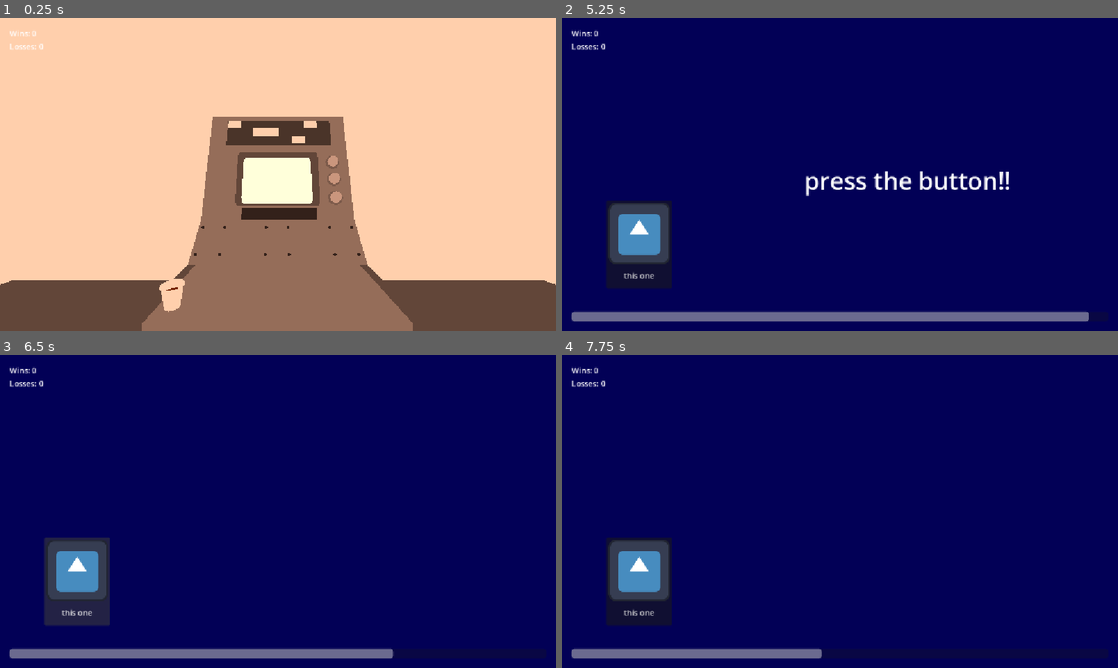
Above: before the commit, frames 1-4 (two rows, left to right).
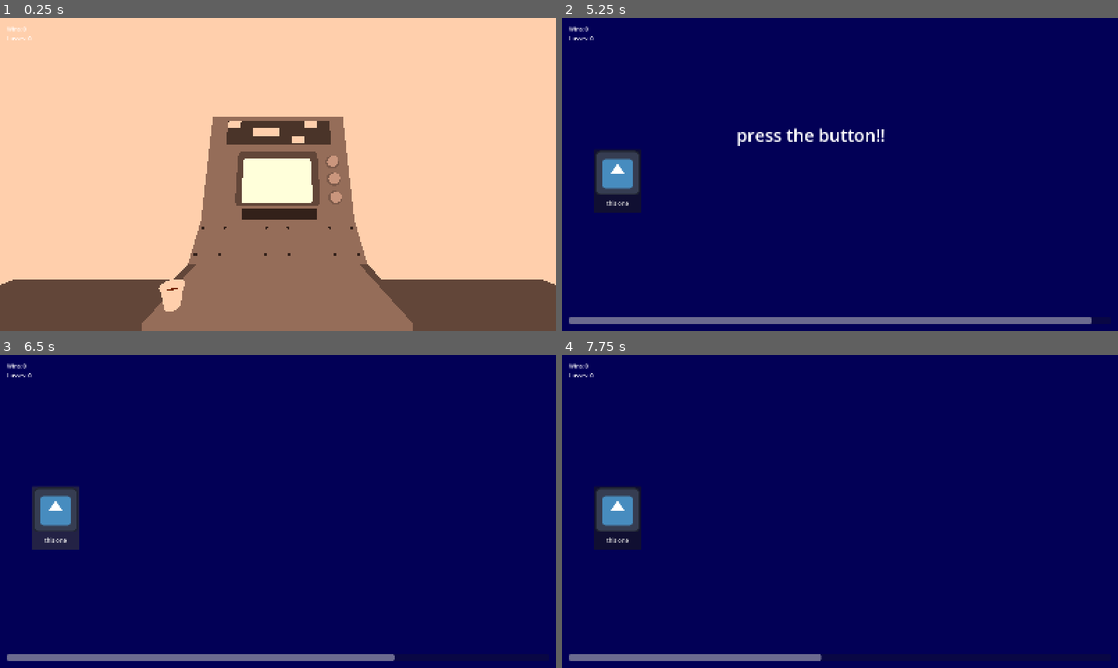
Above: after the commit, the same moments.

Repository: kvognar/gmtk-jam-2026
Game: Godot game, scene res://workstation.tscn
Two runs of this game, one before a commit and one after it. Both use one fixed random seed, a clock stepped at 60 frames per second and the inputs below. The engine's default icon, where the game draws it, is replaced by a stand-in: a white triangle on a blue panel in a dark square.
Inputs (mouse positions are in pixels of both pictures, inside the frame that each line leads up to):
- Up to frame 1 (0.25 s): no input
- Up to frame 2 (5.25 s): tap Enter at 0.5, 2, 3.5 s; move the mouse to (962, 158) at 0.52 s; press the mouse at (962, 158) at 0.53 s; hold D (right) 0.53-1.28 s; tap Space at 1.25, 2.75, 4.25 s; move the mouse to (728, 190) at 1.27 s; release the mouse at (728, 190) at 1.28 s; hold A (left) 1.28-2.03 s; click (728, 190) at 1.35 s; move the mouse to (895, 105) at 2.02 s; press the mouse at (895, 105) at 2.03 s; hold D (right) 2.03-3.53 s; move the mouse to (812, 237) at 2.77 s; release the mouse at (812, 237) at 2.78 s; click (812, 237) at 2.85 s; move the mouse to (1006, 221) at 3.52 s; press the mouse at (1006, 221) at 3.53 s; hold A (left) from 3.53 s (still down); move the mouse to (673, 127) at 4.27 s; release the mouse at (673, 127) at 4.28 s; click (673, 127) at 4.35 s; move the mouse to (867, 174) at 5.02 s; press the mouse at (867, 174) at 5.03 s
- Up to frame 3 (6.5 s): release A (left) at 5.75 s; release the mouse at (305, 511) at 5.75 s; click "this one" at 5.75 s
- Up to frame 4 (7.75 s): move the mouse to (756, 433) at 6.52 s; hold D (right) from 6.53 s (still down); click (756, 433) at 6.6 s; move the mouse to (962, 495) at 7.27 s; press the mouse at (962, 495) at 7.28 s

The runs differ from the first frame. In frame 1, 0.7% of the frame differs, in the area x 0-100%, y 2-98%; in frame 2, 9.0%, in the area x 1-96%, y 2-98%; in frame 3, 6.8%; in frame 4, 6.1%.

Commit message:
shoo the pigeons!

Diff:
--- /dev/null
+++ b/entities/pigeon.gd
@@ -0,0 +1,27 @@
+extends CharacterBody2D
+class_name Pigeon
+
+enum STATES { waiting, fleeing }
+
+var state: STATES = STATES.waiting
+
+var flee_point: Vector2
+
+var sounds: Array[AudioStream] = [
+	load("res://assets/audio/pigeon-flutter-1.wav"),
+	load("res://assets/audio/pigeon-flutter-2.mp3")
+	]
+
+
+signal shooed
+
+func shoo(broom: Node2D) -> void:
+	if state == STATES.waiting:
+		state = STATES.fleeing
+		var flee_vector = (global_position - broom.global_position).normalized()
+		flee_point = global_position + flee_vector * 1000
+		var tween = get_tree().create_tween()
+		tween.tween_property(self, 'global_position', flee_point, 1.0)
+		shooed.emit()
+		$AudioStreamPlayer2D.stream = sounds.pick_random()
+		$AudioStreamPlayer2D.play()
--- /dev/null
+++ b/entities/pigeon.tscn
@@ -0,0 +1,20 @@
+[gd_scene format=3 uid="uid://cxp1v8dcaowox"]
+
+[ext_resource type="Texture2D" uid="uid://qcvi7h7ibyy2" path="res://icon.svg" id="1_0wh4r"]
+[ext_resource type="Script" uid="uid://ba6y8ocisvqrn" path="res://entities/pigeon.gd" id="1_ho0rk"]
+[ext_resource type="AudioStream" uid="uid://dspx6jdbup0wy" path="res://assets/audio/pigeon-flutter-1.wav" id="3_majot"]
+
+[sub_resource type="CircleShape2D" id="CircleShape2D_6pnk7"]
+radius = 89.31
+
+[node name="Pigeon" type="CharacterBody2D" unique_id=540676680]
+script = ExtResource("1_ho0rk")
+
+[node name="Sprite2D" type="Sprite2D" parent="." unique_id=914533448]
+texture = ExtResource("1_0wh4r")
+
+[node name="CollisionShape2D" type="CollisionShape2D" parent="." unique_id=1729281083]
+shape = SubResource("CircleShape2D_6pnk7")
+
+[node name="AudioStreamPlayer2D" type="AudioStreamPlayer2D" parent="." unique_id=1991612719]
+stream = ExtResource("3_majot")
--- /dev/null
+++ b/entities/pigeon_broom.gd
@@ -0,0 +1,11 @@
+extends Node2D
+
+func _process(delta: float) -> void:
+	global_position = get_global_mouse_position()
+	if Input.is_action_just_pressed('action'):
+		$AnimationPlayer.play('swing')
+
+
+func _on_area_2d_body_entered(body: Node2D) -> void:
+	if body.has_method('shoo'):
+		body.shoo(self)
--- /dev/null
+++ b/entities/pigeon_broom.tscn
@@ -0,0 +1,91 @@
+[gd_scene format=3 uid="uid://cgibssfk5vj5v"]
+
+[ext_resource type="Script" uid="uid://1ypbequ14l56" path="res://entities/pigeon_broom.gd" id="1_ghjjy"]
+[ext_resource type="Texture2D" uid="uid://qcvi7h7ibyy2" path="res://icon.svg" id="1_tlwo6"]
+
+[sub_resource type="Animation" id="Animation_ghjjy"]
+length = 0.001
+tracks/0/type = "bezier"
+tracks/0/imported = false
+tracks/0/enabled = true
+tracks/0/path = NodePath("Pivot:rotation")
+tracks/0/interp = 1
+tracks/0/loop_wrap = true
+tracks/0/keys = {
+"handle_modes": PackedInt32Array(0),
+"points": PackedFloat32Array(0, -0.15, 0, 0.15, 0),
+"times": PackedFloat32Array(0)
+}
+tracks/1/type = "value"
+tracks/1/imported = false
+tracks/1/enabled = true
+tracks/1/path = NodePath("Pivot/Sprite2D/Area2D/CollisionShape2D:disabled")
+tracks/1/interp = 1
+tracks/1/loop_wrap = true
+tracks/1/keys = {
+"times": PackedFloat32Array(0),
+"transitions": PackedFloat32Array(1),
+"update": 1,
+"values": [true]
+}
+
+[sub_resource type="Animation" id="Animation_3m3gu"]
+resource_name = "swing"
+length = 0.3
+tracks/0/type = "bezier"
+tracks/0/imported = false
+tracks/0/enabled = true
+tracks/0/path = NodePath("Pivot:rotation")
+tracks/0/interp = 1
+tracks/0/loop_wrap = true
+tracks/0/keys = {
+"handle_modes": PackedInt32Array(0, 0, 2, 2),
+"points": PackedFloat32Array(0, -0.15, 0, 0.15, 0, 0.34557518, -0.025429418, -0.057595864, 0, 0, -0.33161256, -0.016916307, 0.11286463, 0, 0, 0, -0.01641703, -0.055268764, 0, 0),
+"times": PackedFloat32Array(0, 0.1, 0.20149784, 0.3)
+}
+tracks/1/type = "value"
+tracks/1/imported = false
+tracks/1/enabled = true
+tracks/1/path = NodePath("Pivot/Sprite2D/Area2D/CollisionShape2D:disabled")
+tracks/1/interp = 1
+tracks/1/loop_wrap = true
+tracks/1/keys = {
+"times": PackedFloat32Array(0, 0.3),
+"transitions": PackedFloat32Array(1, 1),
+"update": 1,
+"values": [false, true]
+}
+
+[sub_resource type="AnimationLibrary" id="AnimationLibrary_vb1sx"]
+_data = {
+&"RESET": SubResource("Animation_ghjjy"),
+&"swing": SubResource("Animation_3m3gu")
+}
+
+[sub_resource type="CapsuleShape2D" id="CapsuleShape2D_1tlpq"]
+radius = 60.0
+height = 228.0
+
+[node name="PigeonBroom" type="Node2D" unique_id=2064054785]
+script = ExtResource("1_ghjjy")
+
+[node name="AnimationPlayer" type="AnimationPlayer" parent="." unique_id=1531511526]
+libraries/ = SubResource("AnimationLibrary_vb1sx")
+
+[node name="Pivot" type="Node2D" parent="." unique_id=644353099]
+
+[node name="Sprite2D" type="Sprite2D" parent="Pivot" unique_id=410928618]
+position = Vector2(0, -156.99997)
+scale = Vector2(1, 3.7070313)
+texture = ExtResource("1_tlwo6")
+
+[node name="Area2D" type="Area2D" parent="Pivot/Sprite2D" unique_id=620557562]
+position = Vector2(0, -2.0580874e-06)
+scale = Vector2(0.99999994, 0.26975763)
+
+[node name="CollisionShape2D" type="CollisionShape2D" parent="Pivot/Sprite2D/Area2D" unique_id=816495494]
+position = Vector2(-2, -153)
+shape = SubResource("CapsuleShape2D_1tlpq")
+disabled = true
+
+[connection signal="body_entered" from="Pivot/Sprite2D/Area2D" to="." method="_on_area_2d_body_entered"]
--- a/microgames/click_to_win.gd
+++ b/microgames/click_to_win.gd
@@ -1,5 +1,4 @@
 extends Microgame
-
 
 func _process(_delta: float) -> void:
 	if Input.is_action_just_pressed('action'):
--- /dev/null
+++ b/microgames/pigeons.gd
@@ -0,0 +1,17 @@
+extends Microgame
+
+var total_pigeons := 0
+var shooed_pigeons := 0
+
+func _ready() -> void:
+	for child: Pigeon in $Pigeons.get_children():
+		child.shooed.connect(log_shoo)
+		total_pigeons += 1
+
+	super()
+
+
+func log_shoo() -> void:
+	shooed_pigeons += 1
+	if shooed_pigeons >= total_pigeons:
+		win()
--- /dev/null
+++ b/microgames/pigeons.tscn
@@ -0,0 +1,23 @@
+[gd_scene format=3 uid="uid://dkii2wf8iirkv"]
+
+[ext_resource type="PackedScene" uid="uid://dwt1qdmghu1x2" path="res://microgames/microgame.tscn" id="1_sdkxx"]
+[ext_resource type="Script" uid="uid://b4ubt6lewx4li" path="res://microgames/pigeons.gd" id="2_86bxv"]
+[ext_resource type="PackedScene" uid="uid://cgibssfk5vj5v" path="res://entities/pigeon_broom.tscn" id="2_kirvr"]
+[ext_resource type="PackedScene" uid="uid://cxp1v8dcaowox" path="res://entities/pigeon.tscn" id="3_86bxv"]
+
+[node name="Microgame" unique_id=1956794833 instance=ExtResource("1_sdkxx")]
+script = ExtResource("2_86bxv")
+prompt = "Shoo!"
+
+[node name="PigeonBroom" parent="." index="5" unique_id=2064054785 instance=ExtResource("2_kirvr")]
+
+[node name="Pigeons" type="Node2D" parent="." index="6" unique_id=1329843846]
+
+[node name="Pigeon" parent="Pigeons" index="0" unique_id=540676680 instance=ExtResource("3_86bxv")]
+position = Vector2(1165, 303)
+
+[node name="Pigeon2" parent="Pigeons" index="1" unique_id=625872230 instance=ExtResource("3_86bxv")]
+position = Vector2(253, 205)
+
+[node name="Pigeon3" parent="Pigeons" index="2" unique_id=1241233968 instance=ExtResource("3_86bxv")]
+position = Vector2(838, 501)
--- a/project.godot
+++ b/project.godot
@@ -17,6 +17,8 @@
 
 [display]
 
+window/size/viewport_width=1600
+window/size/viewport_height=900
 window/stretch/mode="canvas_items"
 window/stretch/aspect="expand"
 
Not shown, added: assets/audio/pigeon-flutter-1.wav.import
Not shown, added: assets/audio/pigeon-flutter-2.mp3.import
Not shown, added: entities/pigeon.gd.uid
Not shown, added: entities/pigeon_broom.gd.uid
Not shown, added: microgames/pigeons.gd.uid
Not shown, added: assets/audio/pigeon-flutter-1.wav
Not shown, added: assets/audio/pigeon-flutter-2.mp3
